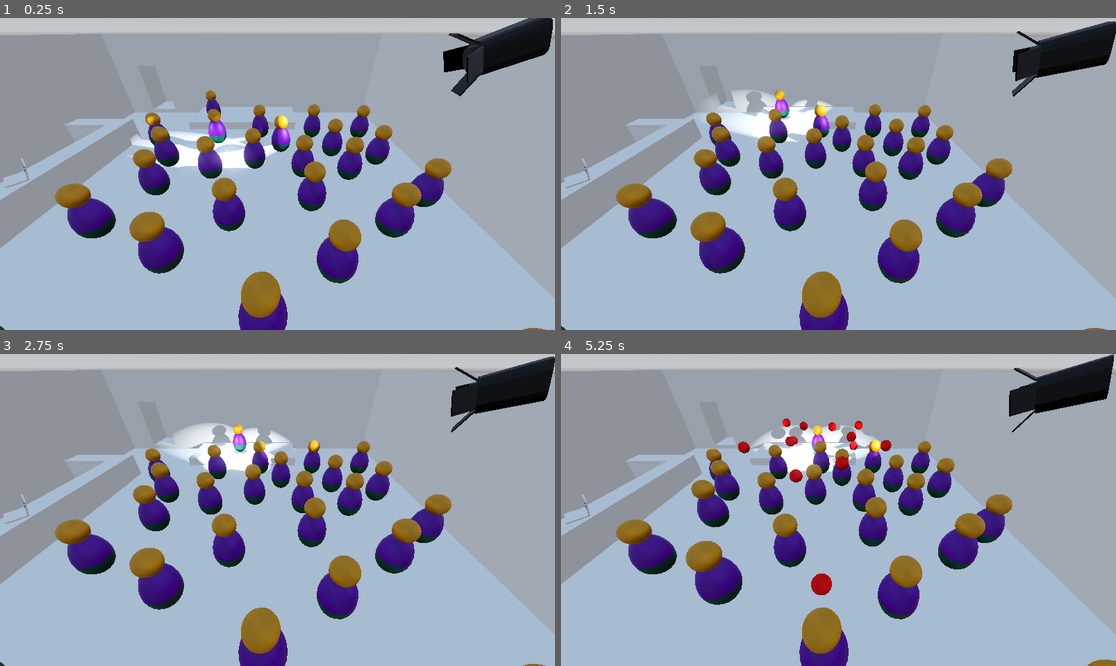
Above: before the commit, frames 1-4 (two rows, left to right).
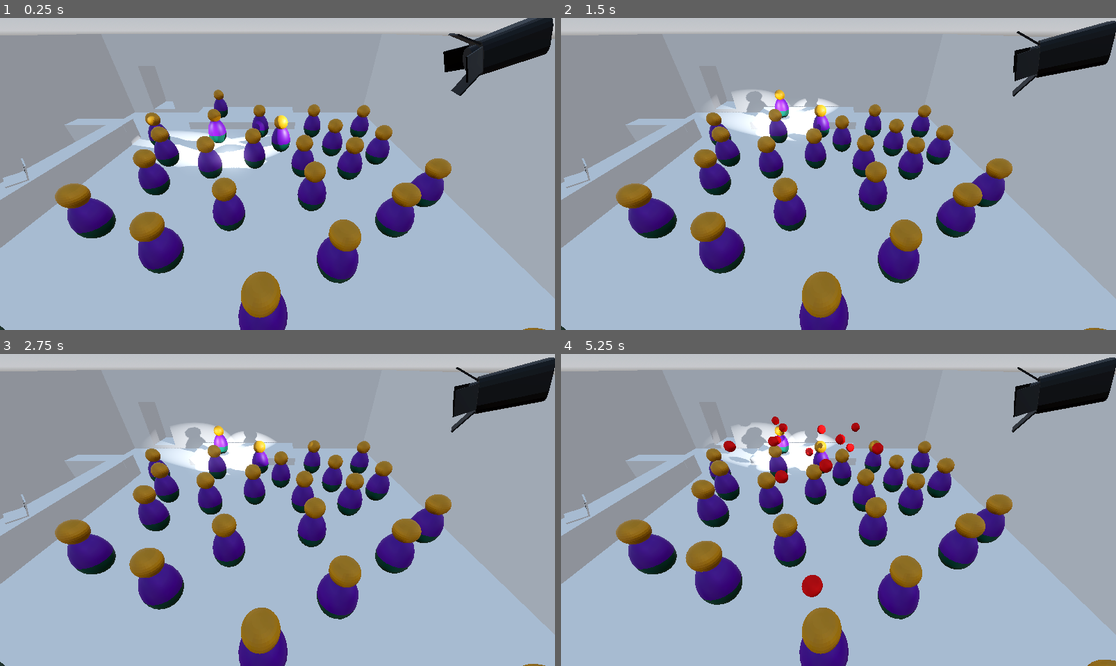
Above: after the commit, the same moments.

Repository: ChrisWhatever1980/ggj24-funny-business
Game: Godot game, scene res://scenes/building.tscn
The game is run twice, just before and just after one commit, with the same random seed, the same clock (stepped at 60 frames per second) and the same inputs. Before the commit the project has no main scene; this scene is started directly in both runs.
Inputs (mouse positions are in pixels of both pictures, inside the frame that each line leads up to):
- Up to frame 1 (0.25 s): no input
- Up to frame 2 (1.5 s): move the mouse to (960, 158) at 0.52 s; click (960, 158) at 0.67 s; drag from (727, 189) to (810, 236) at 1.27 s
- Up to frame 3 (2.75 s): move the mouse to (333, 441) at 2.02 s; click (333, 441) at 2.17 s
- Up to frame 4 (5.25 s): drag from (810, 572) to (672, 463) at 2.77 s; move the mouse to (1005, 556) at 3.52 s; click (1005, 556) at 3.67 s; drag from (672, 463) to (755, 432) at 4.27 s; move the mouse to (866, 510) at 5.02 s; click (866, 510) at 5.17 s

The runs differ from the first frame. In frame 1, 0.4% of the frame differs, in the area x 23-100%, y 0-49%; in frame 2, 0.3%; in frame 3, 1.8%; in frame 4, 3.5%, in the area x 26-100%, y 0-78%.

Commit message:
Added Comedian Script

Diff:
--- a/dev/project.godot
+++ b/dev/project.godot
@@ -11,6 +11,7 @@
 [application]
 
 config/name="funnybusiness"
+run/main_scene="res://scenes/building.tscn"
 config/features=PackedStringArray("4.2", "Forward Plus")
 config/icon="res://icon.svg"
 
--- a/dev/scenes/building.gd
+++ b/dev/scenes/building.gd
@@ -72,9 +72,3 @@
 
 func _process(delta):
 	pass
-
-
-func _on_timer_timeout():
-	var joke_quality = -1# randi_range(-1, 2)
-	print("joke_quality: " + str(joke_quality))
-	GameEvents.emit_signal("audience_react", joke_quality)
--- a/dev/scenes/building.tscn
+++ b/dev/scenes/building.tscn
@@ -33,44 +33,6 @@
 
 [sub_resource type="BoxShape3D" id="BoxShape3D_4hxpl"]
 size = Vector3(40.096, 1.3125, 40.278)
-
-[sub_resource type="Animation" id="Animation_egt2o"]
-length = 0.001
-tracks/0/type = "value"
-tracks/0/imported = false
-tracks/0/enabled = true
-tracks/0/path = NodePath("Comedian:position")
-tracks/0/interp = 1
-tracks/0/loop_wrap = true
-tracks/0/keys = {
-"times": PackedFloat32Array(0),
-"transitions": PackedFloat32Array(1),
-"update": 0,
-"values": [Vector3(-3.18501, 1.07653, -14.677)]
-}
-
-[sub_resource type="Animation" id="Animation_8evor"]
-resource_name = "comedian_routine"
-length = 20.0
-loop_mode = 1
-tracks/0/type = "value"
-tracks/0/imported = false
-tracks/0/enabled = true
-tracks/0/path = NodePath("Comedian:position")
-tracks/0/interp = 1
-tracks/0/loop_wrap = true
-tracks/0/keys = {
-"times": PackedFloat32Array(0, 1, 3, 4, 7, 8, 11, 12, 15, 16, 17, 18),
-"transitions": PackedFloat32Array(1, 1, 1, 1, 1, 1, 1, 1, 1, 1, 1, 1),
-"update": 0,
-"values": [Vector3(-4.18282, 1.07653, -14.282), Vector3(-4.18282, 1.07653, -14.282), Vector3(-0.0526814, 1.07653, -15.7165), Vector3(-0.0526814, 1.07653, -15.7165), Vector3(5.30014, 1.07653, -13.9543), Vector3(5.30014, 1.07653, -13.9543), Vector3(1.88684, 1.07653, -16.0929), Vector3(1.88684, 1.07653, -16.0929), Vector3(-1.67542, 1.07653, -13.7335), Vector3(-1.67542, 1.07653, -13.7335), Vector3(0.260705, 1.07653, -13.7335), Vector3(0.260705, 1.07653, -13.7335)]
-}
-
-[sub_resource type="AnimationLibrary" id="AnimationLibrary_anrt1"]
-_data = {
-"RESET": SubResource("Animation_egt2o"),
-"comedian_routine": SubResource("Animation_8evor")
-}
 
 [node name="Building" type="Node3D"]
 script = ExtResource("1_no7ks")
@@ -112,10 +74,6 @@
 transform = Transform3D(0.810665, 0.282474, -0.512864, -0.0825597, 0.922323, 0.377496, 0.57966, -0.263681, 0.771017, -14.7558, 10, 0)
 Target = NodePath("../Comedian")
 
-[node name="Timer" type="Timer" parent="."]
-wait_time = 4.0
-autostart = true
-
 [node name="StaticBody3D" type="StaticBody3D" parent="."]
 transform = Transform3D(1, 0, 0, 0, 1, 0, 0, 0, 1, 0, -0.586503, 0)
 collision_layer = 2048
@@ -123,12 +81,6 @@
 
 [node name="CollisionShape3D" type="CollisionShape3D" parent="StaticBody3D"]
 shape = SubResource("BoxShape3D_4hxpl")
-
-[node name="AnimationPlayer" type="AnimationPlayer" parent="."]
-libraries = {
-"": SubResource("AnimationLibrary_anrt1")
-}
-autoplay = "comedian_routine"
 
 [node name="Laptop" parent="." instance=ExtResource("8_6tjwg")]
 transform = Transform3D(0.788043, 0, -0.61562, 0, 1, 0, 0.61562, 0, 0.788043, -14.392, 2.7058, 2.72985)
@@ -141,5 +93,3 @@
 
 [node name="MoneyEarnedAudio2" type="AudioStreamPlayer3D" parent="."]
 stream = ExtResource("12_m7fqk")
-
-[connection signal="timeout" from="Timer" to="." method="_on_timer_timeout"]
--- /dev/null
+++ b/dev/scenes/comedian.gd
@@ -0,0 +1,16 @@
+extends Node3D
+
+
+# Called when the node enters the scene tree for the first time.
+func _ready():
+	pass # Replace with function body.
+
+
+# Called every frame. 'delta' is the elapsed time since the previous frame.
+func _process(delta):
+	pass
+
+func _on_timer_timeout():
+	var joke_quality = -1# randi_range(-1, 2)
+	print("joke_quality: " + str(joke_quality))
+	GameEvents.emit_signal("audience_react", joke_quality)
--- a/dev/scenes/comedian.tscn
+++ b/dev/scenes/comedian.tscn
@@ -1,7 +1,59 @@
-[gd_scene load_steps=2 format=3 uid="uid://b54hgw30ohhce"]
+[gd_scene load_steps=6 format=3 uid="uid://b54hgw30ohhce"]
 
 [ext_resource type="PackedScene" uid="uid://bwh85febtw78q" path="res://models/person.glb" id="1_dad64"]
+[ext_resource type="Script" path="res://scenes/comedian.gd" id="1_o08b2"]
+
+[sub_resource type="Animation" id="Animation_egt2o"]
+length = 0.001
+tracks/0/type = "value"
+tracks/0/imported = false
+tracks/0/enabled = true
+tracks/0/path = NodePath("Comedian:position")
+tracks/0/interp = 1
+tracks/0/loop_wrap = true
+tracks/0/keys = {
+"times": PackedFloat32Array(0),
+"transitions": PackedFloat32Array(1),
+"update": 0,
+"values": [Vector3(-3.18501, 1.07653, -14.677)]
+}
+
+[sub_resource type="Animation" id="Animation_8evor"]
+resource_name = "comedian_routine"
+length = 20.0
+loop_mode = 1
+tracks/0/type = "value"
+tracks/0/imported = false
+tracks/0/enabled = true
+tracks/0/path = NodePath("Comedian:position")
+tracks/0/interp = 1
+tracks/0/loop_wrap = true
+tracks/0/keys = {
+"times": PackedFloat32Array(0, 1, 3, 4, 7, 8, 11, 12, 15, 16, 17, 18),
+"transitions": PackedFloat32Array(1, 1, 1, 1, 1, 1, 1, 1, 1, 1, 1, 1),
+"update": 0,
+"values": [Vector3(-4.18282, 1.07653, -14.282), Vector3(-4.18282, 1.07653, -14.282), Vector3(-0.0526814, 1.07653, -15.7165), Vector3(-0.0526814, 1.07653, -15.7165), Vector3(5.30014, 1.07653, -13.9543), Vector3(5.30014, 1.07653, -13.9543), Vector3(1.88684, 1.07653, -16.0929), Vector3(1.88684, 1.07653, -16.0929), Vector3(-1.67542, 1.07653, -13.7335), Vector3(-1.67542, 1.07653, -13.7335), Vector3(0.260705, 1.07653, -13.7335), Vector3(0.260705, 1.07653, -13.7335)]
+}
+
+[sub_resource type="AnimationLibrary" id="AnimationLibrary_anrt1"]
+_data = {
+"RESET": SubResource("Animation_egt2o"),
+"comedian_routine": SubResource("Animation_8evor")
+}
 
 [node name="Comedian" type="Node3D"]
+script = ExtResource("1_o08b2")
 
 [node name="person" parent="." instance=ExtResource("1_dad64")]
+
+[node name="Timer" type="Timer" parent="."]
+wait_time = 4.0
+autostart = true
+
+[node name="AnimationPlayer" type="AnimationPlayer" parent="."]
+libraries = {
+"": SubResource("AnimationLibrary_anrt1")
+}
+autoplay = "comedian_routine"
+
+[connection signal="timeout" from="Timer" to="." method="_on_timer_timeout"]
Not shown: 1 places in dev/scenes/building.tscn that only renumber resources
